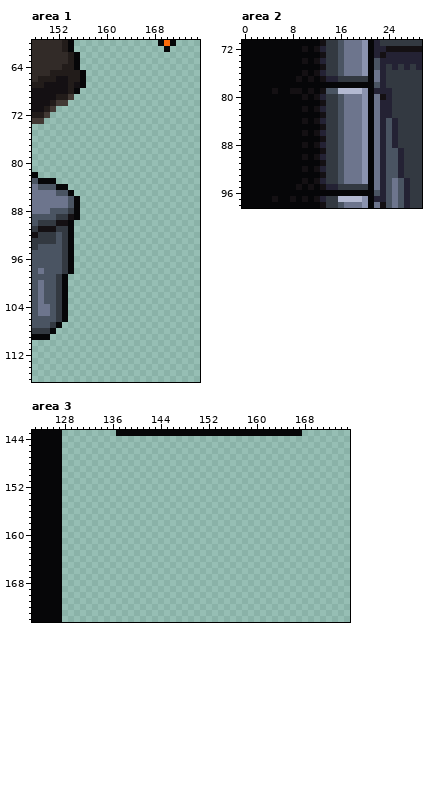
Two versions of one pixel-art file, art/sketchpad.aseprite. The picture above was drawn from the file before the commit.
176x176 pixels, 1 frame. Shown: area 1: x 148..175, y 60..116; area 2: x 0..29, y 71..98; area 3: x 123..175, y 143..174. The commit also changed other parts of the picture, which this record leaves out.
After the commit:
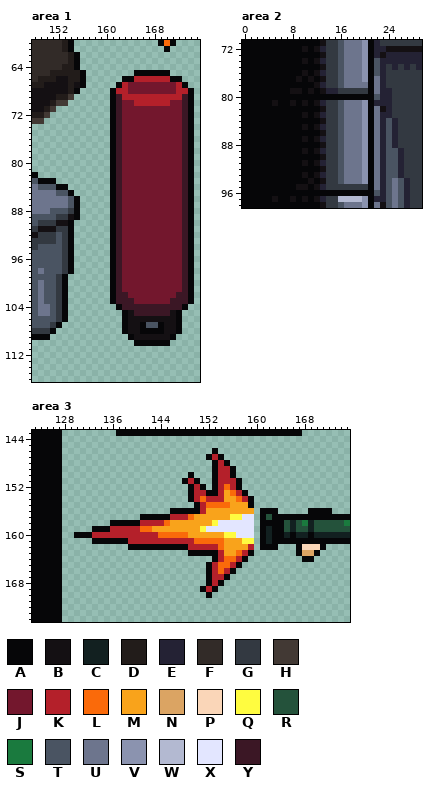
Palette (. is transparent): A #060608  B #141013  C #122020  D #221c1a  E #242234  F #322b28  G #333941  H #423934  J #73172d  K #b4202a  L #fa6a0a  M #f9a31b  N #dba463  P #fad6b8  Q #fffc40  R #24523b  S #1a7a3e  T #4a5462  U #6d758d  V #8b93af  W #b3b9d1  X #e3e6ff  Y #3b1725
Change:
Area 1, layer "Layer 1":
y 65: x 165..170 ...... -> AAAAAA
y 66: x 163..172 .......... -> AAKKKKKKAA
y 67: x 162..173 ............ -> AKJJJJJJJJKA
y 68: x 161..174 .............. -> AKKJJJJJJJJKKA
y 69: x 161..174 .............. -> AYKKKKKKKKKKYA
y 70: x 161..174 .............. -> AYJJKKKKKKJJYA
y 71..101: x 161..174 .............. -> AYJJJJJJJJJJYA
y 102: x 161..174 .............. -> AYYJJJJJJJJYYA
y 103: x 161..174 .............. -> AYYYJJJJJJYYYA
y 104: x 162..173 ............ -> AYYYYYYYYYYA
y 105: x 163..172 .......... -> ABYYYYYYBA
y 106: x 163..172 .......... -> ABBBBBBBBA
y 107: x 163..172 .......... -> ABBATTABBA
y 108: x 163..172 .......... -> ABBAAAABBA
y 109: x 164..171 ........ -> ABBBBBBA
y 110: x 165..170 ...... -> AAAAAA
Area 2, layer "Layer 1":
y 76: x 22 U -> T
y 77: x 14..20 EEGGGGG -> GGTUUUV
y 78: x 12..20 AAAAAAAAA -> BEGGTUUUU; x 22 T -> U
y 79: x 5 B -> A; x 14..20 TTWWWWV -> EEGGGGG; x 22 E -> U
y 80: x 10 B -> A; x 12..20 BEGGTUUUV -> AAAAAAAAA; x 22..23 UB -> TE
y 81: x 5 A -> B; x 8 A -> B; x 10 A -> B; x 12..13 AB -> BE; x 22 U -> E
y 82: x 10 B -> A; x 12..13 BE -> AB; x 23 E -> B
y 83: x 10 A -> B; x 12..13 AB -> BE
y 84: x 10 B -> A; x 12..13 BE -> AB
y 85: x 10 A -> B; x 12..13 AB -> BE
y 86: x 10 B -> A; x 12..13 BE -> AB
y 87: x 10 A -> B; x 12..13 AB -> BE
y 88: x 10 B -> A; x 12..13 BE -> AB
y 89: x 10 A -> B; x 12..13 AB -> BE
y 90: x 10 B -> A; x 12..13 BE -> AB
y 91: x 10 A -> B; x 12..13 AB -> BE
y 92: x 10 B -> A; x 12..13 BE -> AB
y 93: x 10 A -> B; x 12..13 AB -> BE
y 94: x 10..13 BABE -> ABAB
y 95: x 10..15 ABABEE -> BABEGG
Area 3, layer "Layer 1":
y 146: x 153 . -> A
y 147: x 152..154 ... -> AKA
y 148: x 153..155 ... -> AKA
y 149: x 153..156 .... -> AKKA
y 150: x 149 . -> A; x 153..156 .... -> AKKA
y 151: x 148..150 ... -> AKA; x 153..157 ..... -> AKKKA
y 152: x 149..151 ... -> AKA; x 153..157 ..... -> AKLKA
y 153: x 149..158 .......... -> AKKAAKMLKA
y 154: x 149..159 ........... -> AKLKKKMMLKA
y 155: x 150..159 .......... -> AKLLLLMMMA
y 156: x 146..159 .............. -> AAAAAKMMMMMMMM; x 161..163 ... -> AAA; x 169..172 .... -> AAAA
y 157: x 141..159 ................... -> AAAAAKKKLMMMMMMQQXX; x 161..175 ............... -> ARAAAAAAAAAAAAA
y 158: x 136..159 ........................ -> AAAAAKKKKLMMMMMMMQXXXXXX; x 161..175 ............... -> AAAARCRSCRRRRRS
y 159: x 133..159 ........................... -> AAAKKKKKLLMMMMMMMMQXXXXXXXX; x 161..175 ............... -> ACAARCRRCRRRRRR
y 160: x 130..159 .............................. -> AAAKKKKKKKKKKKLLLLLMMMMMMQQXXX; x 161..175 ............... -> ACAACACCACCCCCC
y 161: x 133..159 ........................... -> AAAAAAKKKKKKKKKKKLLLLLMMMQQ; x 161..175 ............... -> ACAAAAAAAAAAAAA
y 162: x 139..159 ..................... -> AAAAAAAAAAKKKKKLMMMMK; x 161..163 ... -> AAA; x 167..171 ..... -> APPPA
y 163: x 149..159 ........... -> AAAAAKMMLKA; x 167..170 .... -> ANNA
y 164: x 153..158 ...... -> AKLLKA; x 168..169 .. -> AA
y 165: x 152..157 ...... -> AKLLKA
y 166: x 152..156 ..... -> AKLKA
y 167: x 152..155 .... -> AKKA
y 168: x 152..154 ... -> AKA
y 169: x 151..153 ... -> AKA
y 170: x 152 . -> A
Pixel boxes of the changes (left, top, right, bottom) in both pictures:
added: (110, 70, 194, 346)
changed: (272, 70, 386, 190)
added: (74, 448, 350, 598)
